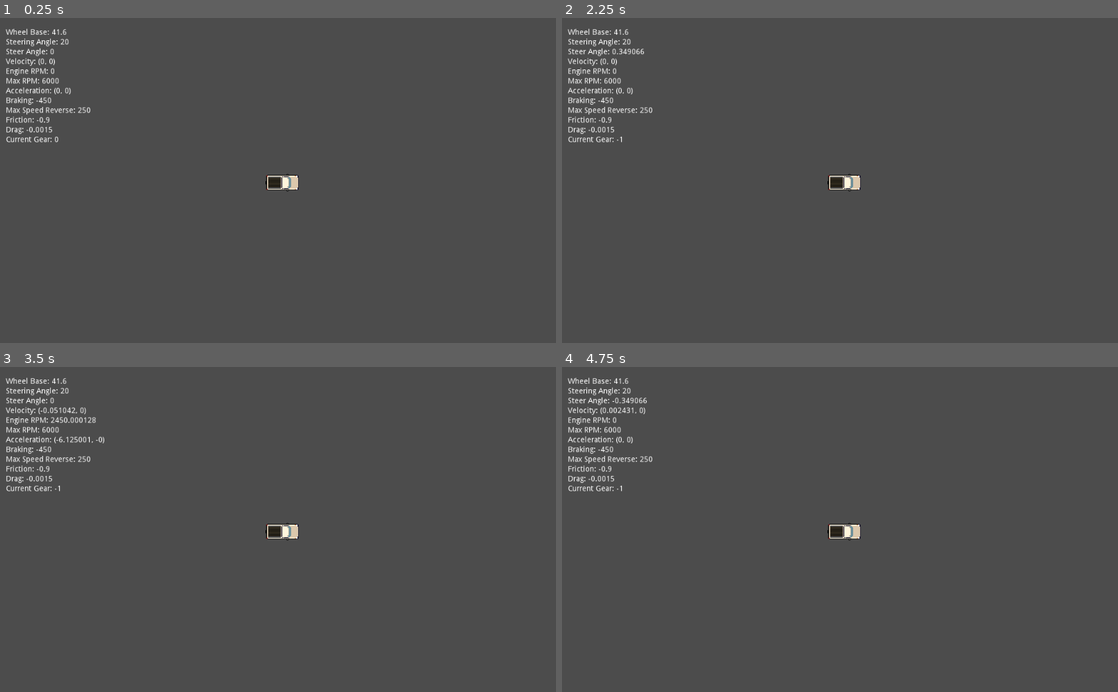
Above: before the commit, frames 1-4 (two rows, left to right).
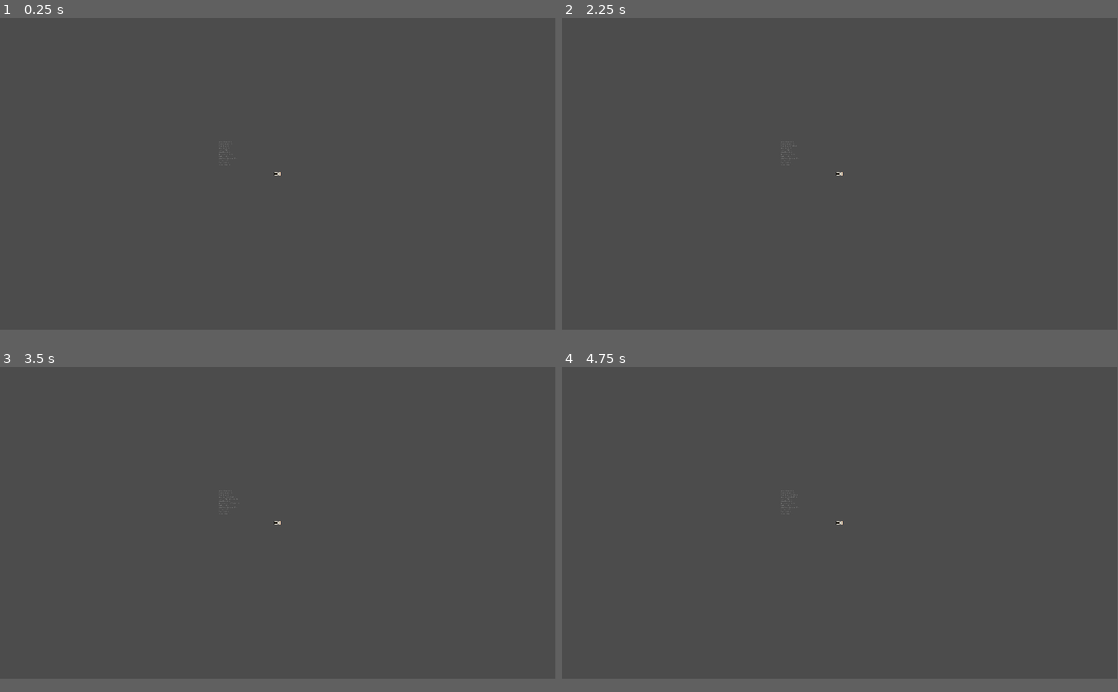
Above: after the commit, the same moments.

Repository: murdoch-development/dark-road
Game: Godot game, scene res://Main.tscn
Same seed, same stepped clock (60 frames per second), same inputs: the game is played once before the commit and once after it. The project has no main scene, so this scene is started directly.
Inputs:
- Up to frame 1 (0.25 s): no input
- Up to frame 2 (2.25 s): tap Enter at 0.5, 2 s; hold Right (steer_right) 0.53-1.28 s; tap Space (shift_down) at 1.25 s; hold Down (brake) 1.28-2.03 s; hold Right (steer_right) from 2.03 s (still down)
- Up to frame 3 (3.5 s): tap Space (shift_down) at 2.75 s; release Right (steer_right) at 2.78 s; hold Up (accelerate) from 2.78 s (still down)
- Up to frame 4 (4.75 s): release Up (accelerate) at 3.53 s; hold Left (steer_left) from 3.53 s (still down)
In our replay, the window is 800x468 before the commit and 799x449 after it. These sizes can differ from the game's own. Grey fills any space a smaller window leaves; there, only what the larger window draws over its background counts as a difference.

The runs differ from the first frame. In frame 1, 1.4% of the frame differs, in the area x 1-54%, y 3-54%; in frame 2, 1.4%; in frame 3, 1.5%; in frame 4, 1.5%.

Commit message:
bad push

Diff:
--- /dev/null
+++ b/Car.tscn
@@ -0,0 +1,21 @@
+[gd_scene load_steps=4 format=2]
+
+[ext_resource path="res://icon.png" type="Texture" id=1]
+[ext_resource path="res://Car.gd" type="Script" id=2]
+
+[sub_resource type="RectangleShape2D" id=1]
+extents = Vector2( 34.6743, 65.7472 )
+
+[node name="Car" type="RigidBody2D"]
+position = Vector2( 1029.09, 1031.99 )
+gravity_scale = 0.0
+script = ExtResource( 2 )
+
+[node name="CollisionShape2D" type="CollisionShape2D" parent="."]
+position = Vector2( 0, -22 )
+shape = SubResource( 1 )
+
+[node name="Sprite" type="Sprite" parent="."]
+position = Vector2( 0.793701, -21.2063 )
+scale = Vector2( 1, 2 )
+texture = ExtResource( 1 )
--- a/CarKinematic.tscn
+++ b/CarKinematic.tscn
@@ -26,3 +26,5 @@
 }
 
 [node name="Camera2D" type="Camera2D" parent="."]
+current = true
+zoom = Vector2( 2.5, 2.5 )
--- /dev/null
+++ b/SoundTest.tscn
@@ -0,0 +1,18 @@
+[gd_scene load_steps=3 format=2]
+
+[ext_resource path="res://Zombie.tscn" type="PackedScene" id=1]
+[ext_resource path="res://CarKinematic.tscn" type="PackedScene" id=2]
+
+[node name="Node2D" type="Node2D"]
+position = Vector2( -781, -464 )
+scale = Vector2( 2.5, 2.5 )
+
+[node name="Zombie" parent="." instance=ExtResource( 1 )]
+position = Vector2( 684.4, 331.2 )
+
+[node name="CarKinematic" parent="." instance=ExtResource( 2 )]
+position = Vector2( 512, 326.4 )
+scale = Vector2( 2, 2 )
+
+[node name="Listener2D" type="Listener2D" parent="."]
+current = true
--- /dev/null
+++ b/Zombie.gd
@@ -0,0 +1,39 @@
+extends RigidBody2D
+
+var zombie_sounds = []
+var timer = Timer.new()
+
+# Preload the zombie sound effects
+func _ready():
+	var dir = Directory.new()
+	if dir.open("res://ZOMBIE SFX/ZOMBIE SFX/") == OK:
+		dir.list_dir_begin()
+		var filename = dir.get_next()
+		while filename != "":
+			if filename.ends_with(".wav") or filename.ends_with(".ogg"):
+				zombie_sounds.append(load("res://ZOMBIE SFX/ZOMBIE SFX/" + filename))
+			filename = dir.get_next()
+		dir.list_dir_end()
+
+	# Initialize and start the timer
+	add_child(timer)
+	timer.wait_time = rand_range(1, 5)
+	timer.connect("timeout", self, "_on_Timer_timeout")
+	timer.start()
+
+func _on_Timer_timeout():
+	# Play a random sound
+	var sound_player = AudioStreamPlayer2D.new()
+	add_child(sound_player)
+	sound_player.stream = zombie_sounds[randi() % zombie_sounds.size()]
+	sound_player.play()
+
+	# Adjust volume based on distance to Listener2D
+	var listener = get_node_or_null("/root/Listener2D")  # Replace with the actual path to your Listener2D
+	if listener:
+		var distance = global_position.distance_to(listener.global_position)
+		sound_player.volume_db = -distance  # Adjust this formula as needed
+
+	# Reset the timer
+	timer.wait_time = rand_range(1, 5)
+	timer.start()
--- /dev/null
+++ b/Zombie.tscn
@@ -0,0 +1,87 @@
+[gd_scene load_steps=47 format=2]
+
+[ext_resource path="res://tds_zombie/export/skeleton-idle_12.png" type="Texture" id=1]
+[ext_resource path="res://tds_zombie/export/skeleton-move_10.png" type="Texture" id=2]
+[ext_resource path="res://tds_zombie/export/skeleton-move_8.png" type="Texture" id=3]
+[ext_resource path="res://tds_zombie/export/skeleton-move_15.png" type="Texture" id=4]
+[ext_resource path="res://tds_zombie/export/skeleton-idle_13.png" type="Texture" id=5]
+[ext_resource path="res://tds_zombie/export/skeleton-move_11.png" type="Texture" id=6]
+[ext_resource path="res://tds_zombie/export/skeleton-move_2.png" type="Texture" id=7]
+[ext_resource path="res://tds_zombie/export/skeleton-idle_14.png" type="Texture" id=8]
+[ext_resource path="res://tds_zombie/export/skeleton-idle_11.png" type="Texture" id=9]
+[ext_resource path="res://tds_zombie/export/skeleton-idle_8.png" type="Texture" id=10]
+[ext_resource path="res://tds_zombie/export/skeleton-move_4.png" type="Texture" id=11]
+[ext_resource path="res://tds_zombie/export/skeleton-move_7.png" type="Texture" id=12]
+[ext_resource path="res://tds_zombie/export/skeleton-move_13.png" type="Texture" id=13]
+[ext_resource path="res://tds_zombie/export/skeleton-idle_16.png" type="Texture" id=14]
+[ext_resource path="res://tds_zombie/export/skeleton-move_9.png" type="Texture" id=15]
+[ext_resource path="res://tds_zombie/export/skeleton-move_3.png" type="Texture" id=16]
+[ext_resource path="res://tds_zombie/export/skeleton-idle_15.png" type="Texture" id=17]
+[ext_resource path="res://tds_zombie/export/skeleton-move_16.png" type="Texture" id=18]
+[ext_resource path="res://tds_zombie/export/skeleton-move_14.png" type="Texture" id=19]
+[ext_resource path="res://tds_zombie/export/skeleton-idle_9.png" type="Texture" id=20]
+[ext_resource path="res://tds_zombie/export/skeleton-move_0.png" type="Texture" id=21]
+[ext_resource path="res://tds_zombie/export/skeleton-move_5.png" type="Texture" id=22]
+[ext_resource path="res://tds_zombie/export/skeleton-move_1.png" type="Texture" id=23]
+[ext_resource path="res://tds_zombie/export/skeleton-move_6.png" type="Texture" id=24]
+[ext_resource path="res://tds_zombie/export/skeleton-move_12.png" type="Texture" id=25]
+[ext_resource path="res://tds_zombie/export/skeleton-idle_10.png" type="Texture" id=26]
+[ext_resource path="res://tds_zombie/export/skeleton-attack_4.png" type="Texture" id=27]
+[ext_resource path="res://tds_zombie/export/skeleton-attack_5.png" type="Texture" id=28]
+[ext_resource path="res://tds_zombie/export/skeleton-attack_6.png" type="Texture" id=29]
+[ext_resource path="res://tds_zombie/export/skeleton-attack_7.png" type="Texture" id=30]
+[ext_resource path="res://tds_zombie/export/skeleton-attack_8.png" type="Texture" id=31]
+[ext_resource path="res://tds_zombie/export/skeleton-idle_0.png" type="Texture" id=32]
+[ext_resource path="res://tds_zombie/export/skeleton-idle_1.png" type="Texture" id=33]
+[ext_resource path="res://tds_zombie/export/skeleton-attack_0.png" type="Texture" id=34]
+[ext_resource path="res://tds_zombie/export/skeleton-attack_1.png" type="Texture" id=35]
+[ext_resource path="res://tds_zombie/export/skeleton-attack_2.png" type="Texture" id=36]
+[ext_resource path="res://tds_zombie/export/skeleton-attack_3.png" type="Texture" id=37]
+[ext_resource path="res://tds_zombie/export/skeleton-idle_2.png" type="Texture" id=38]
+[ext_resource path="res://tds_zombie/export/skeleton-idle_5.png" type="Texture" id=39]
+[ext_resource path="res://tds_zombie/export/skeleton-idle_6.png" type="Texture" id=40]
+[ext_resource path="res://tds_zombie/export/skeleton-idle_7.png" type="Texture" id=41]
+[ext_resource path="res://tds_zombie/export/skeleton-idle_3.png" type="Texture" id=42]
+[ext_resource path="res://tds_zombie/export/skeleton-idle_4.png" type="Texture" id=43]
+[ext_resource path="res://Zombie.gd" type="Script" id=45]
+
+[sub_resource type="SpriteFrames" id=1]
+animations = [ {
+"frames": [ ExtResource( 34 ), ExtResource( 35 ), ExtResource( 36 ), ExtResource( 37 ), ExtResource( 27 ), ExtResource( 28 ), ExtResource( 29 ), ExtResource( 30 ), ExtResource( 31 ) ],
+"loop": true,
+"name": "attack",
+"speed": 5.0
+}, {
+"frames": [ ExtResource( 32 ), ExtResource( 33 ), ExtResource( 38 ), ExtResource( 42 ), ExtResource( 43 ), ExtResource( 39 ), ExtResource( 40 ), ExtResource( 41 ), ExtResource( 10 ), ExtResource( 20 ), ExtResource( 26 ), ExtResource( 9 ), ExtResource( 1 ), ExtResource( 5 ), ExtResource( 8 ), ExtResource( 17 ), ExtResource( 14 ) ],
+"loop": true,
+"name": "idle",
+"speed": 5.0
+}, {
+"frames": [ ExtResource( 21 ), ExtResource( 23 ), ExtResource( 7 ), ExtResource( 16 ), ExtResource( 11 ), ExtResource( 22 ), ExtResource( 24 ), ExtResource( 12 ), ExtResource( 3 ), ExtResource( 15 ), ExtResource( 2 ), ExtResource( 6 ), ExtResource( 25 ), ExtResource( 13 ), ExtResource( 19 ), ExtResource( 4 ), ExtResource( 18 ) ],
+"loop": true,
+"name": "move",
+"speed": 35.0
+} ]
+
+[sub_resource type="CapsuleShape2D" id=2]
+radius = 42.0
+height = 30.0
+
+[node name="Zombie" type="RigidBody2D"]
+position = Vector2( 476, 273 )
+gravity_scale = 0.0
+script = ExtResource( 45 )
+
+[node name="AnimatedSprite" type="AnimatedSprite" parent="."]
+position = Vector2( 12, 0 )
+scale = Vector2( 0.25, 0.25 )
+frames = SubResource( 1 )
+animation = "move"
+frame = 11
+playing = true
+
+[node name="CollisionShape2D" type="CollisionShape2D" parent="."]
+position = Vector2( 10, -1 )
+rotation = 1.5708
+scale = Vector2( 0.25, 0.25 )
+shape = SubResource( 2 )
--- a/project.godot
+++ b/project.godot
@@ -12,6 +12,11 @@
 
 config/name="FirstScript"
 config/icon="res://icon.png"
+
+[display]
+
+window/size/width=1920
+window/size/height=1080
 
 [gui]
 
Not shown, added: Asset sources.txt
Not shown, added: CarTrackFull.mp3.import
Not shown, added: ZOMBIE SFX/ZOMBIE SFX/Monster 1.wav.import
Not shown, added: ZOMBIE SFX/ZOMBIE SFX/Monster 10.wav.import
Not shown, added: ZOMBIE SFX/ZOMBIE SFX/Monster 11.wav.import
Not shown, added: ZOMBIE SFX/ZOMBIE SFX/Monster 12.wav.import
Not shown, added: ZOMBIE SFX/ZOMBIE SFX/Monster 13.wav.import
Not shown, added: ZOMBIE SFX/ZOMBIE SFX/Monster 14.wav.import
Not shown, added: ZOMBIE SFX/ZOMBIE SFX/Monster 15.wav.import
Not shown, added: ZOMBIE SFX/ZOMBIE SFX/Monster 16.wav.import
Not shown, added: ZOMBIE SFX/ZOMBIE SFX/Monster 17.wav.import
Not shown, added: ZOMBIE SFX/ZOMBIE SFX/Monster 18.wav.import
(and 119 more such lines)
